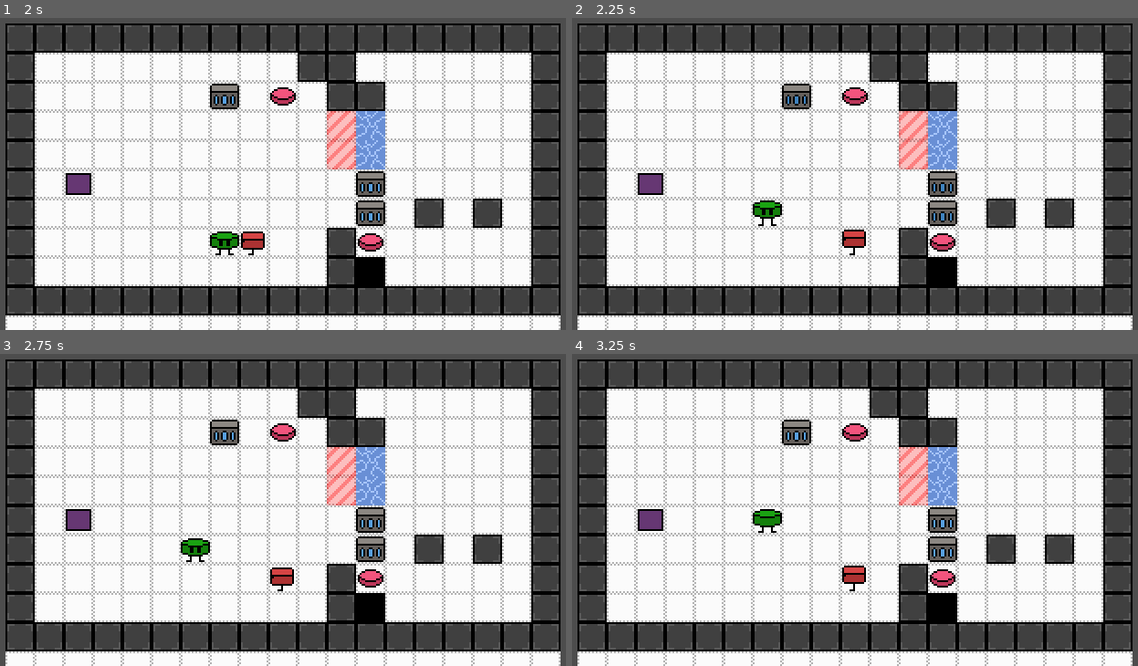
Above: before the commit, frames 1-4 (two rows, left to right).
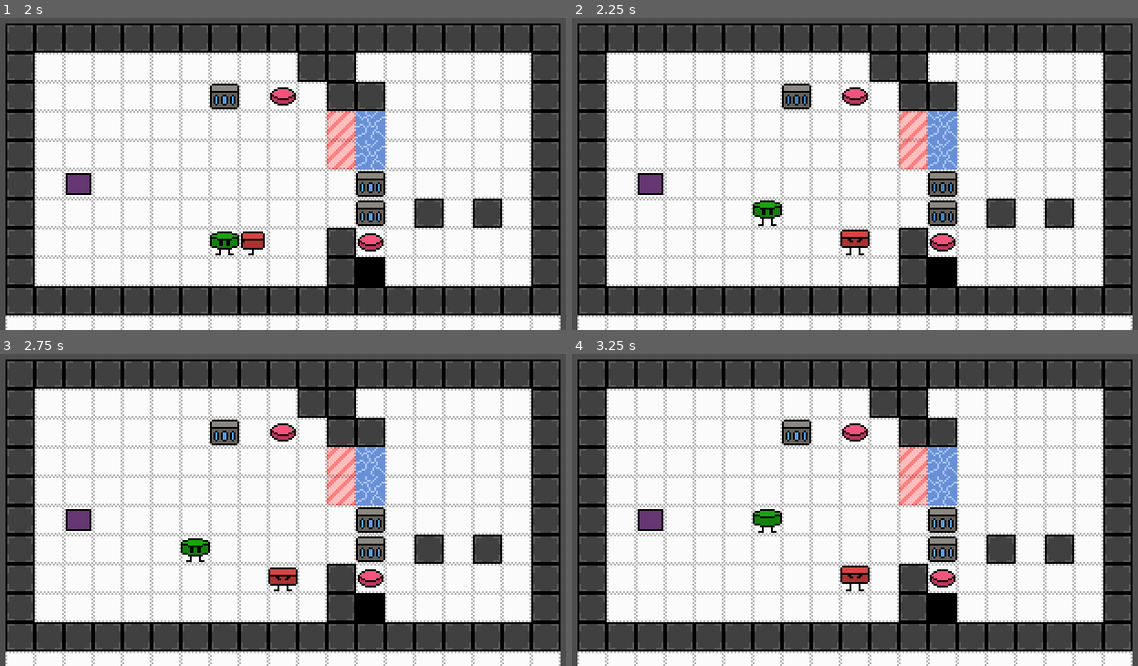
Above: after the commit, the same moments.

Repository: daredakke/maze-vault
Game: Godot game, scene res://scenes/levels/level_test.tscn
Two runs of this game, one before a commit and one after it. Both use one fixed random seed, a clock stepped at 60 frames per second and the inputs below. This scene is started directly instead of the project's main scene.
Inputs (mouse positions are in pixels of both pictures, inside the frame that each line leads up to):
- Up to frame 1 (2 s): tap Enter (ui_accept) at 0.5, 0.77, 1.52 s; move the mouse to (413, 152) at 0.52 s; hold Right (right) 0.53-1.28 s; tap Z (action) at 0.6, 1.35 s; move the mouse to (164, 186) at 1.27 s; hold Down (down) from 1.28 s (still down)
- Up to frame 2 (2.25 s): tap Enter (ui_accept) at 2 s; move the mouse to (911, 99) at 2.02 s; release Down (down) at 2.03 s; hold Right (right) from 2.03 s (still down); tap Z (action) at 2.1 s
- Up to frame 3 (2.75 s): keep holding Right (right)
- Up to frame 4 (3.25 s): move the mouse to (826, 569) at 2.77 s; release Right (right) at 2.78 s; hold Up (up) from 2.78 s (still down); tap Z (action) at 2.85 s; tap Enter (ui_accept) at 3.02 s

Frame 1 is identical in both runs. In frame 2, 0.1% of the frame differs, in the area x 47-53%, y 67-77%; in frame 3, 0.1%; in frame 4, 0.1%.

Commit message:
Fix robot facing after level reset

Diff:
--- /dev/null
+++ b/scenes/cutscenes/pits.tscn
@@ -0,0 +1,48 @@
+[gd_scene load_steps=3 format=3 uid="uid://cv18yow8kru7m"]
+
+[ext_resource type="Theme" uid="uid://cvqshv3af3mlx" path="res://resources/custom.tres" id="1_0upam"]
+[ext_resource type="PackedScene" uid="uid://b65fqkggqqg0u" path="res://scenes/z_skip.tscn" id="2_qv4bs"]
+
+[node name="Pits" type="Control"]
+custom_minimum_size = Vector2(320, 176)
+layout_mode = 3
+anchors_preset = 0
+offset_right = 320.0
+offset_bottom = 176.0
+theme = ExtResource("1_0upam")
+
+[node name="ZSkip" parent="." instance=ExtResource("2_qv4bs")]
+
+[node name="Panel" type="Panel" parent="."]
+layout_mode = 1
+anchors_preset = 15
+anchor_right = 1.0
+anchor_bottom = 1.0
+grow_horizontal = 2
+grow_vertical = 2
+
+[node name="Margin" type="MarginContainer" parent="."]
+layout_mode = 1
+anchors_preset = 15
+anchor_right = 1.0
+anchor_bottom = 1.0
+grow_horizontal = 2
+grow_vertical = 2
+theme_override_constants/margin_left = 32
+theme_override_constants/margin_top = 6
+theme_override_constants/margin_right = 32
+theme_override_constants/margin_bottom = 16
+
+[node name="BodyLabel" type="Label" parent="Margin"]
+layout_mode = 2
+theme_override_constants/line_spacing = -2
+text = "WATCH FOR HOLES IN THE
+GROUND.
+
+WHO KNOWS HOW DEEP THEY GO."
+
+[node name="ZLabel" type="Label" parent="Margin"]
+layout_mode = 2
+size_flags_horizontal = 8
+size_flags_vertical = 8
+text = "Z ->"
--- /dev/null
+++ b/scenes/levels/level_06b.tscn
@@ -0,0 +1,176 @@
+[gd_scene load_steps=9 format=3 uid="uid://crck55gdf26we"]
+
+[ext_resource type="Texture2D" uid="uid://q64fopn2ht18" path="res://assets/tiled-grid.png" id="1_1xlha"]
+[ext_resource type="PackedScene" uid="uid://dhbty1ajjnn6n" path="res://scenes/black_bg.tscn" id="2_2h5wm"]
+[ext_resource type="PackedScene" uid="uid://bh36j4ina3tjr" path="res://scenes/wall.tscn" id="2_4q1jl"]
+[ext_resource type="PackedScene" uid="uid://ciaf6xdrrx2v4" path="res://scenes/player.tscn" id="3_545nh"]
+[ext_resource type="PackedScene" uid="uid://c2uip3188o5lx" path="res://scenes/robot.tscn" id="4_2h1l0"]
+[ext_resource type="PackedScene" uid="uid://ddx07vxha00k4" path="res://scenes/teleporter.tscn" id="5_1wapa"]
+[ext_resource type="PackedScene" uid="uid://kohl4tehhnkq" path="res://scenes/floor_button.tscn" id="6_7q1aa"]
+[ext_resource type="PackedScene" uid="uid://315w6n1us2nl" path="res://scenes/void.tscn" id="7_ghjib"]
+
+[node name="Level06b" type="Node2D"]
+
+[node name="TiledGrid" type="Sprite2D" parent="."]
+z_index = -10
+texture = ExtResource("1_1xlha")
+centered = false
+offset = Vector2(8, 8)
+metadata/_edit_lock_ = true
+
+[node name="BG" type="Node2D" parent="."]
+
+[node name="BlackBG" parent="BG" instance=ExtResource("2_2h5wm")]
+position = Vector2(48, 88)
+scale = Vector2(6, 11)
+
+[node name="BlackBG2" parent="BG" instance=ExtResource("2_2h5wm")]
+position = Vector2(56, 136)
+scale = Vector2(7, 5)
+
+[node name="BlackBG3" parent="BG" instance=ExtResource("2_2h5wm")]
+position = Vector2(160, 152)
+scale = Vector2(20, 3)
+
+[node name="BlackBG4" parent="BG" instance=ExtResource("2_2h5wm")]
+position = Vector2(272, 88)
+scale = Vector2(6, 11)
+
+[node name="BlackBG5" parent="BG" instance=ExtResource("2_2h5wm")]
+position = Vector2(264, 40)
+scale = Vector2(7, 5)
+
+[node name="BlackBG6" parent="BG" instance=ExtResource("2_2h5wm")]
+position = Vector2(160, 24)
+scale = Vector2(20, 3)
+
+[node name="Walls" type="Node2D" parent="."]
+
+[node name="Wall" parent="Walls" instance=ExtResource("2_4q1jl")]
+position = Vector2(96, 48)
+
+[node name="Wall11" parent="Walls" instance=ExtResource("2_4q1jl")]
+position = Vector2(112, 48)
+
+[node name="Wall12" parent="Walls" instance=ExtResource("2_4q1jl")]
+position = Vector2(128, 48)
+
+[node name="Wall13" parent="Walls" instance=ExtResource("2_4q1jl")]
+position = Vector2(144, 48)
+
+[node name="Wall14" parent="Walls" instance=ExtResource("2_4q1jl")]
+position = Vector2(160, 48)
+
+[node name="Wall24" parent="Walls" instance=ExtResource("2_4q1jl")]
+position = Vector2(176, 48)
+
+[node name="Wall25" parent="Walls" instance=ExtResource("2_4q1jl")]
+position = Vector2(192, 48)
+
+[node name="Wall15" parent="Walls" instance=ExtResource("2_4q1jl")]
+position = Vector2(176, 128)
+
+[node name="Wall16" parent="Walls" instance=ExtResource("2_4q1jl")]
+position = Vector2(192, 128)
+
+[node name="Wall17" parent="Walls" instance=ExtResource("2_4q1jl")]
+position = Vector2(208, 128)
+
+[node name="Wall18" parent="Walls" instance=ExtResource("2_4q1jl")]
+position = Vector2(224, 128)
+
+[node name="Wall19" parent="Walls" instance=ExtResource("2_4q1jl")]
+position = Vector2(224, 112)
+
+[node name="Wall20" parent="Walls" instance=ExtResource("2_4q1jl")]
+position = Vector2(224, 96)
+
+[node name="Wall21" parent="Walls" instance=ExtResource("2_4q1jl")]
+position = Vector2(208, 80)
+
+[node name="Wall26" parent="Walls" instance=ExtResource("2_4q1jl")]
+position = Vector2(224, 80)
+
+[node name="Wall22" parent="Walls" instance=ExtResource("2_4q1jl")]
+position = Vector2(208, 64)
+
+[node name="Wall23" parent="Walls" instance=ExtResource("2_4q1jl")]
+position = Vector2(208, 48)
+
+[node name="Wall2" parent="Walls" instance=ExtResource("2_4q1jl")]
+position = Vector2(96, 64)
+
+[node name="Wall3" parent="Walls" instance=ExtResource("2_4q1jl")]
+position = Vector2(96, 80)
+
+[node name="Wall4" parent="Walls" instance=ExtResource("2_4q1jl")]
+position = Vector2(112, 96)
+
+[node name="Wall5" parent="Walls" instance=ExtResource("2_4q1jl")]
+position = Vector2(112, 112)
+
+[node name="Wall6" parent="Walls" instance=ExtResource("2_4q1jl")]
+position = Vector2(112, 128)
+
+[node name="Wall7" parent="Walls" instance=ExtResource("2_4q1jl")]
+position = Vector2(128, 128)
+
+[node name="Wall8" parent="Walls" instance=ExtResource("2_4q1jl")]
+position = Vector2(144, 128)
+
+[node name="Wall9" parent="Walls" instance=ExtResource("2_4q1jl")]
+position = Vector2(160, 128)
+
+[node name="Wall10" parent="Walls" instance=ExtResource("2_4q1jl")]
+position = Vector2(96, 96)
+
+[node name="Entities" type="Node2D" parent="."]
+
+[node name="Player" parent="Entities" instance=ExtResource("3_545nh")]
+position = Vector2(112, 64)
+
+[node name="Robot" parent="Entities" instance=ExtResource("4_2h1l0")]
+position = Vector2(208, 96)
+
+[node name="Interactables" type="Node2D" parent="."]
+
+[node name="Teleporter" parent="Interactables" node_paths=PackedStringArray("buttons") instance=ExtResource("5_1wapa")]
+position = Vector2(192, 64)
+buttons = [NodePath("../FloorButton")]
+
+[node name="FloorButton" parent="Interactables" instance=ExtResource("6_7q1aa")]
+position = Vector2(128, 112)
+
+[node name="Floor" type="Node2D" parent="."]
+
+[node name="Void" parent="Floor" instance=ExtResource("7_ghjib")]
+position = Vector2(160, 96)
+is_one_step_tile = true
+
+[node name="Void2" parent="Floor" instance=ExtResource("7_ghjib")]
+position = Vector2(160, 112)
+is_one_step_tile = true
+
+[node name="Void3" parent="Floor" instance=ExtResource("7_ghjib")]
+position = Vector2(176, 112)
+is_one_step_tile = true
+
+[node name="Void4" parent="Floor" instance=ExtResource("7_ghjib")]
+position = Vector2(176, 96)
+is_one_step_tile = true
+
+[node name="Void5" parent="Floor" instance=ExtResource("7_ghjib")]
+position = Vector2(176, 80)
+is_one_step_tile = true
+
+[node name="Void6" parent="Floor" instance=ExtResource("7_ghjib")]
+position = Vector2(160, 80)
+is_one_step_tile = true
+
+[node name="Void7" parent="Floor" instance=ExtResource("7_ghjib")]
+position = Vector2(160, 64)
+is_one_step_tile = true
+
+[node name="Void8" parent="Floor" instance=ExtResource("7_ghjib")]
+position = Vector2(176, 64)
+is_one_step_tile = true
--- a/scripts/entity.gd
+++ b/scripts/entity.gd
@@ -24,8 +24,6 @@
 
 
 func _ready() -> void:
-	EventBus.level_reset.connect(reset)
-
 	_starting_position = global_position
 
 
--- a/scripts/level.gd
+++ b/scripts/level.gd
@@ -8,6 +8,7 @@
 const END_SIX: PackedScene = preload("res://scenes/cutscenes/end_six.tscn")
 const END_THREE: PackedScene = preload("res://scenes/cutscenes/end_three.tscn")
 const END_TWO: PackedScene = preload("res://scenes/cutscenes/end_two.tscn")
+const PITS = preload("res://scenes/cutscenes/pits.tscn")
 const FLOOR = preload("res://scenes/cutscenes/floor.tscn")
 const FORCEFIELDS = preload("res://scenes/cutscenes/forcefields.tscn")
 const INTRO: PackedScene = preload("res://scenes/cutscenes/intro.tscn")
@@ -28,6 +29,7 @@
 const LEVEL_04b: PackedScene = preload("res://scenes/levels/level_04b.tscn")
 const LEVEL_05: PackedScene = preload("res://scenes/levels/level_05.tscn")
 const LEVEL_06: PackedScene = preload("res://scenes/levels/level_06.tscn")
+const LEVEL_06b: PackedScene = preload("res://scenes/levels/level_06b.tscn")
 const LEVEL_07: PackedScene = preload("res://scenes/levels/level_07.tscn")
 const LEVEL_08: PackedScene = preload("res://scenes/levels/level_08.tscn")
 
@@ -46,11 +48,13 @@
 	LEVEL_04,
 	LEVEL_04b,
 	LEVEL_05,
+	PITS,
+	LEVEL_TEST_2,
+	FLOOR,
 	LEVEL_06,
-	FLOOR,
+	LEVEL_06b,
+	LEVEL_08,
 	FORCEFIELDS,
-	LEVEL_08,
-	LEVEL_TEST_2,
 	LEVEL_07,
 ]
 var _level_instances: Array
--- a/scripts/player.gd
+++ b/scripts/player.gd
@@ -13,6 +13,7 @@
 
 func _ready() -> void:
 	super._ready()
+	EventBus.level_reset.connect(reset)
 
 	animation_player.play("down")
 	projectile.set_point_position(0, Vector2.ZERO)
--- a/scripts/robot.gd
+++ b/scripts/robot.gd
@@ -28,6 +28,7 @@
 	animation_player.play("down_1")
 	collision_with_obstacle.connect(_end_search)
 	EventBus.player_moved.connect(_delay_search)
+	EventBus.level_reset.connect(reset)
 	search_delay.timeout.connect(_look_for_player)
 
 
@@ -53,6 +54,7 @@
 
 	animation_player.play("down_1")
 	search_delay.stop()
+	_last_player_direction = Vector2.DOWN
 	_can_move_boxes = true
 	is_controlled = false
 	_moving_to_target = false
